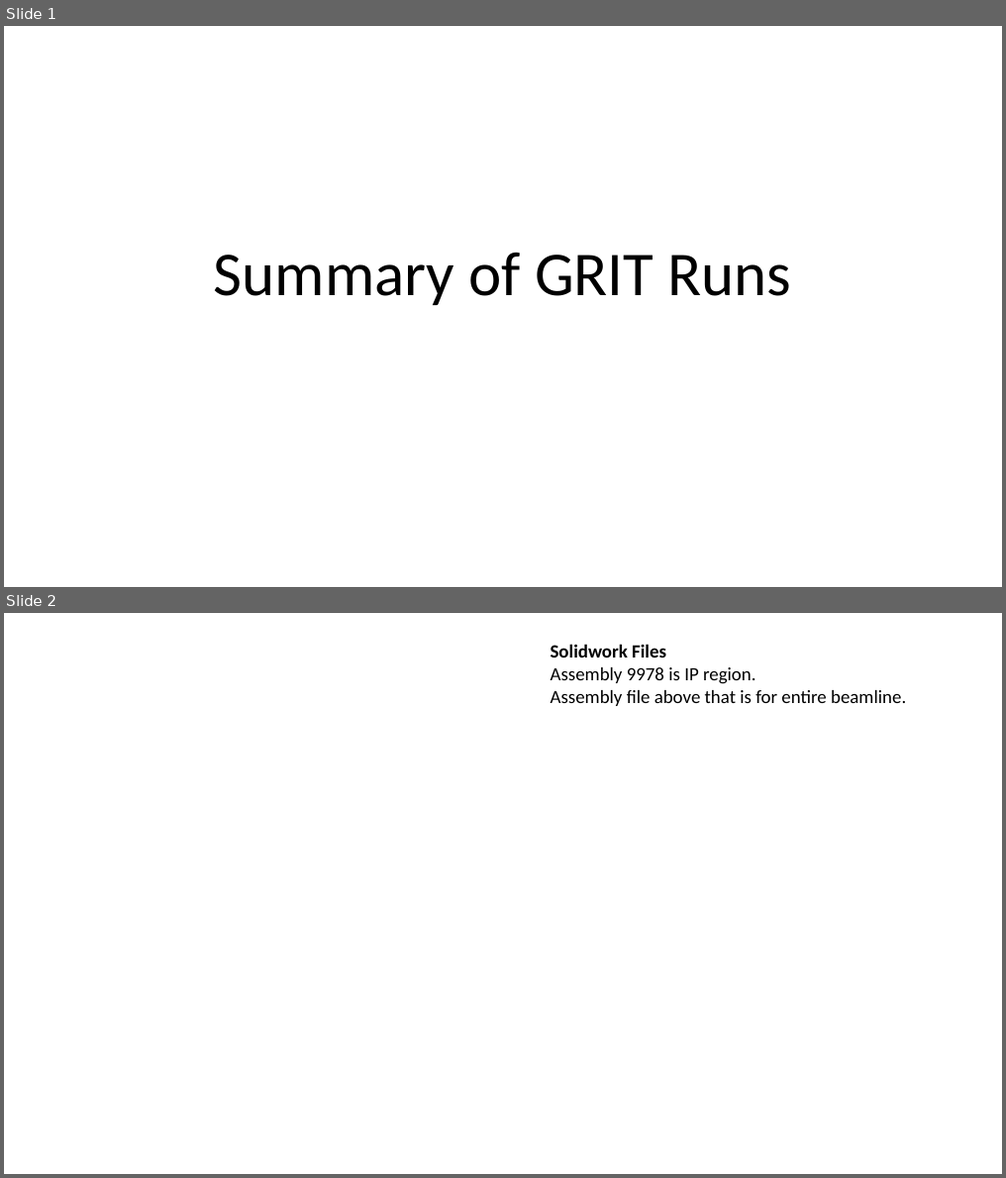
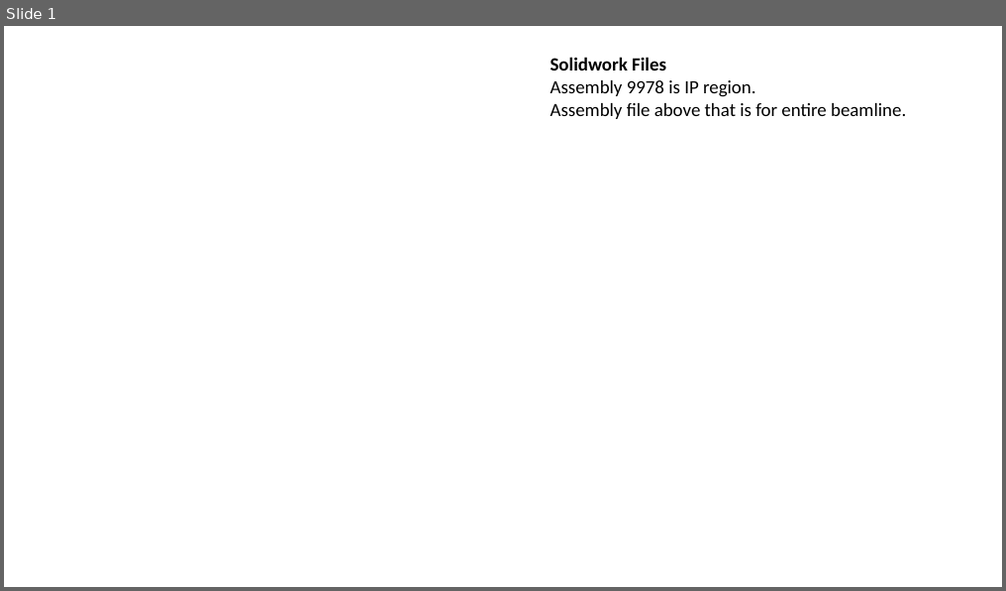
Before and after one commit to afisher000/Radiabeam, a slide deck: grit_runs.pptx. Shown one above the other, each under a label of ours: slides 1 and 2 before the commit, slide 1 after it. The pictures are 1006x1178 and 1006x591 pixels, drawn with LibreOffice and Linux fonts; fonts in the diff are those of the drawing; background and template pictures are left out. Boxes give left, top, right and bottom in pixels: in the first picture for what was removed or moved away, otherwise in the second. Text is boxed around its words. In the diff, an @@ line names an element or a change of style, - is before the commit and + after.

```diff
--- a/grit_runs.pptx
+++ b/grit_runs.pptx
@@ slide 1 removed at [4,26,1002,587], background #FFFFFF @@
@@ title removed at [214,253,792,305] @@
-Summary of GRIT Runs
@@ what was slide 2 is now slide 1 @@
```
Also in this commit, not shown: 3 slides changed, 3 slides added, 2 other slides removed, 32 other files.
